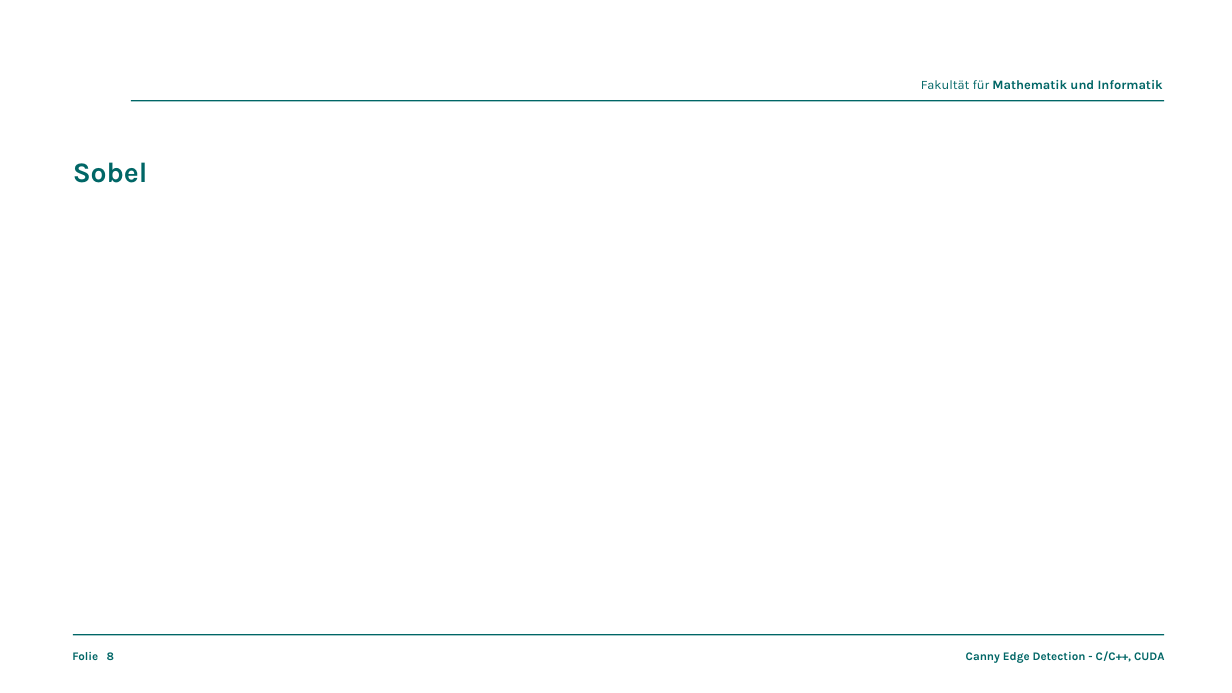
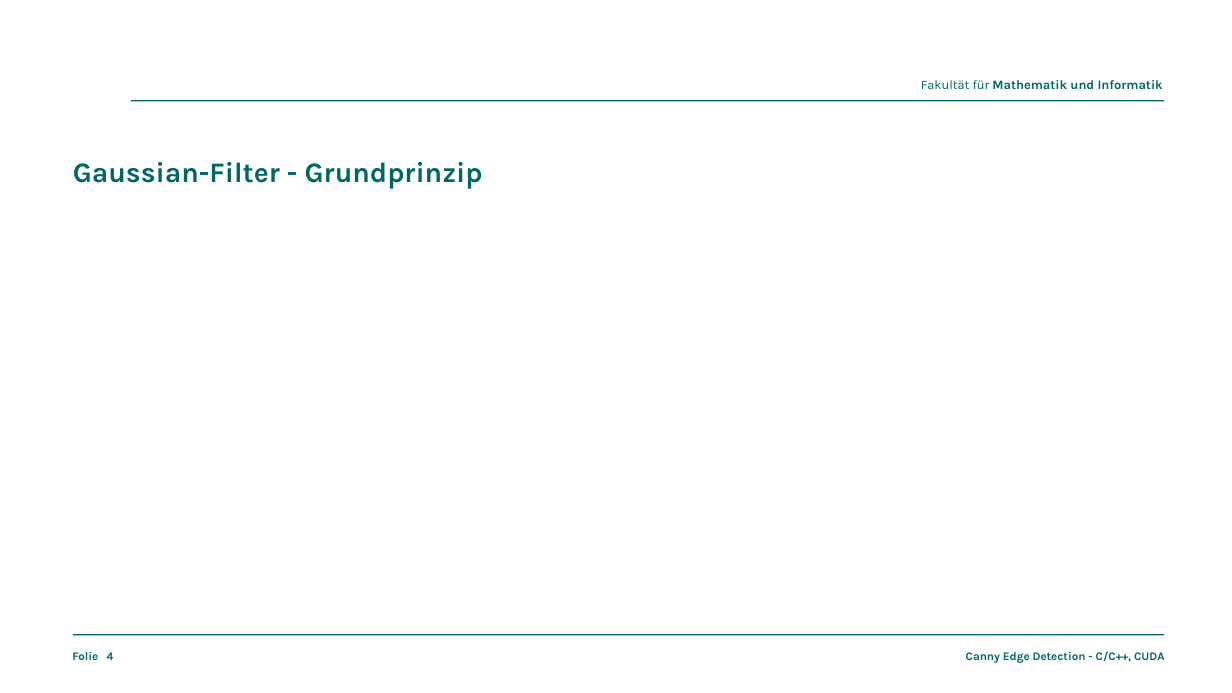
Before and after one commit to thomjur/fapra26-canny-edge-detection, a slide deck: slide 4 of presentation/canny-edge-detection.odp (slide 8 before the commit). Drawn at 1232x693 pixels with LibreOffice and Linux fonts; fonts in the diff are those of the drawing; background and template pictures are left out. Boxes give left, top, right and bottom in pixels: in the first picture for what was removed or moved away, otherwise in the second. Text is boxed around its words. In the diff, an @@ line names an element or a change of style, - is before the commit and + after.

Commit message:
presentation: gaussian filter overview, naive code, result

```diff
--- a/presentation/canny-edge-detection.odp
+++ b/presentation/canny-edge-detection.odp
@@ title at <box>73,162,483,189</box>: text changed @@
-Sobel
+Gaussian-Filter - Grundprinzip
@@ page number at <box>107,652,114,660</box>: text changed @@
-8
+4
```
Also in this commit, not shown: 2 other slides changed, 3 slides removed, 7 other files.
